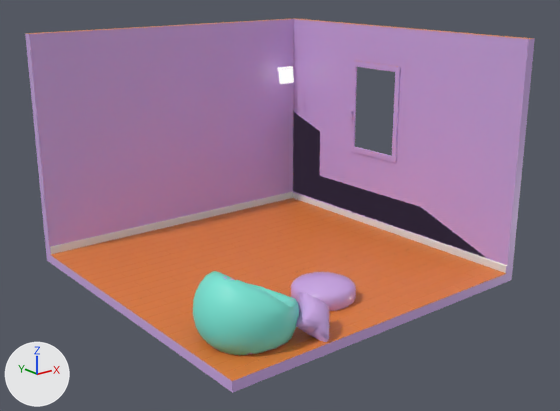
The glTF model static/assets/models/room.glb, before and after one commit.
One viewpoint serves both versions: a camera (50 mm lens) standing at (-13.02, -15.88, 8.06) and looking at (-0.46, -0.19, 1.78). The axes (+X, +Y, +Z) are drawn at lower left. The lights are the same throughout. The first picture is the older version. Where no turn or scale is listed for an object, it has been applied to the vertices.

The older version as bpy lines, for what is in view:
```python
mat_material_socalo = principled_material('Material_socalo')
mat_material_socalo.base_color = (0.8, 0.8, 0.8)  # white #e7e7e7
me_plane_001 = bpy.data.meshes.new('Plane.001')
me_plane_001.from_pydata(...)  # 2127 vertices, 3958 faces; spans x -1.47..7.89, y -1.68..7.68, z -0.88..5.62
# faces by material slot: [1720, 1686, 545, 7]
me_plane_001.materials.append(mat_material_pared)  # purple #cea9e7
me_plane_001.materials.append(mat_material_piso)  # orange #e37f38
me_plane_001.materials.append(mat_material_puff)  # cyan #7ae7d6
me_plane_001.materials.append(mat_material_socalo)  # white #e7e7e7
ob_baked_1 = bpy.data.objects.new('BAKED_1', me_plane_001)
ob_baked_1.location = (-3.61, -2.74, 0.63)
```
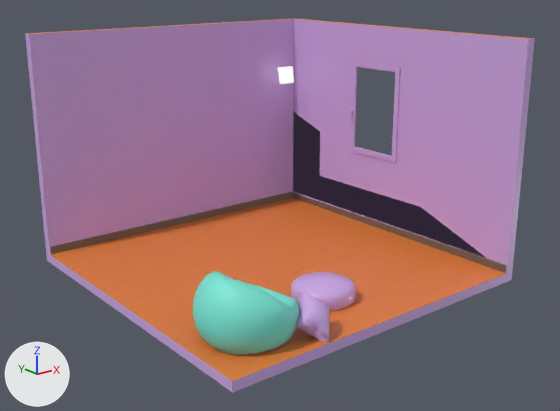
Changed parts and their boxes [x1, y1, x2, y2] in the pictures (560 x 411 px):
'BAKED_1', recoloured (darker): [47, 188, 510, 279] in both

The change, as a diff of the scene's bpy script:
```diff
--- a/static/assets/models/room.glb.py
+++ b/static/assets/models/room.glb.py
@@ mat_material_socalo @@
 mat_material_socalo = principled_material('Material_socalo')
-mat_material_socalo.base_color = (0.8, 0.8, 0.8)  # white #e7e7e7
+mat_material_socalo.base_color = (0.18, 0.12, 0.09)  # brown #766155
```
